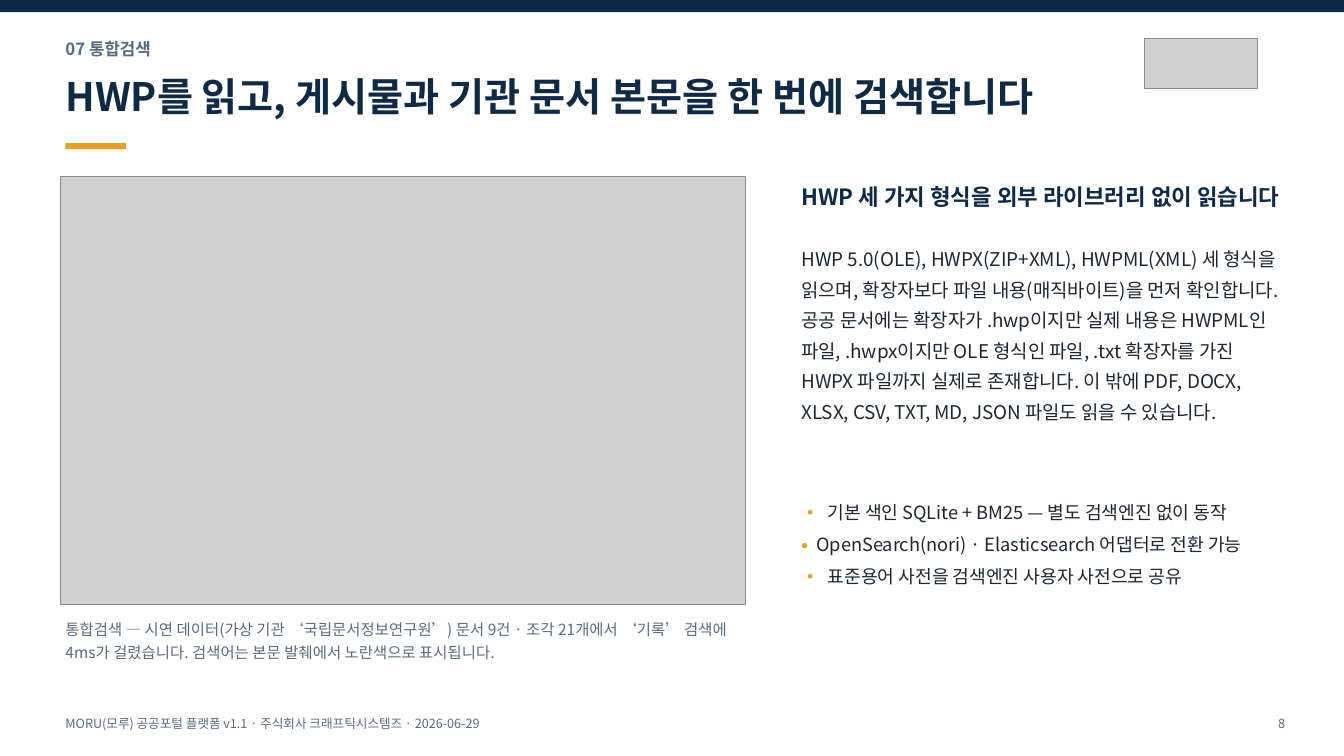
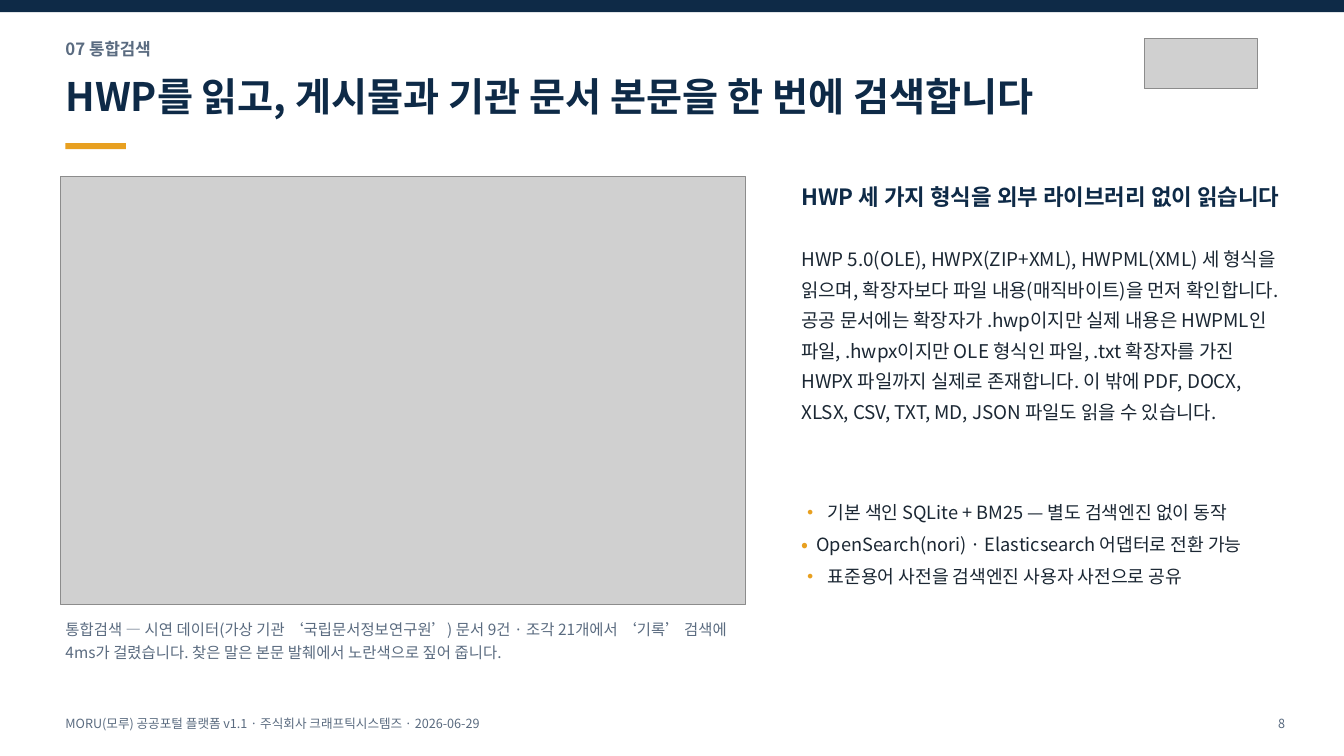
Before and after one commit to mhb8436/moru-release, a slide deck: slide 8 of docs/MORU-발표자료-v1.1.pptx. Drawn at 1344x756 pixels with LibreOffice and Linux fonts; fonts in the diff are those of the drawing; grey boxes stand for pictures. Boxes give left, top, right and bottom in pixels: in the first picture for what was removed or moved away, otherwise in the second. Text is boxed around its words. In the diff, an @@ line names an element or a change of style, - is before the commit and + after.

Commit message:
표제와 영어식 비유를 한국어로 다시 쓴다 — 소개 자료 전체
대표 문구를 「표준프레임워크 위에서 바로 시작하는 공공포털」에서
「표준프레임워크 사업, 누리집은 이미 만들어 두었습니다」로 바꾼다.
「위에 올린다 · 위에 구축한다 · 위에 탑재한다」는 build on top of 를
그대로 옮긴 비유라 전부 걷어냈다.

표제 일곱 개를 다시 썼다. 「프레임워크는 있어도, 그 위에 올릴 제품이
없었습니다」는 「표준프레임워크는 뼈대일 뿐, 살은 사업마다 다시
붙였습니다」로, 「운영에 필요한 화면을 처음부터 모두 제공합니다」는
「운영에 쓸 화면이 처음부터 다 들어 있습니다」로 바꾼다.

사물에 책임을 지우던 문장도 고쳤다 — 「접근성과 디자인 규격은 부품이
지킵니다」는 「화면마다 따로 챙기지 않아도 됩니다」로.

「제공/지원합니다」 14군데, 「~ 시」 3군데, 「N개의 X」 4군데,
「~를 통해 · ~을 위한」 7군데를 함께 정리한다. 소개서 · 리플릿 ·
발표 자료 · 랜딩 · README 가 이제 같은 문장을 쓴다.

```diff
--- a/docs/MORU-발표자료-v1.1.pptx
+++ b/docs/MORU-발표자료-v1.1.pptx
@@ text at bbox=[65, 622, 727, 659]: text changed @@
-통합검색 — 시연 데이터(가상 기관 ‘국립문서정보연구원’) 문서 9건 · 조각 21개에서 ‘기록’ 검색에 4ms가 걸렸습니다. 검색어는 본문 발췌에서 노란색으로 표시됩니다.
+통합검색 — 시연 데이터(가상 기관 ‘국립문서정보연구원’) 문서 9건 · 조각 21개에서 ‘기록’ 검색에 4ms가 걸렸습니다. 찾은 말은 본문 발췌에서 노란색으로 짚어 줍니다.
```
Also in this commit, not shown: 9 other slides changed, 4 other files.
